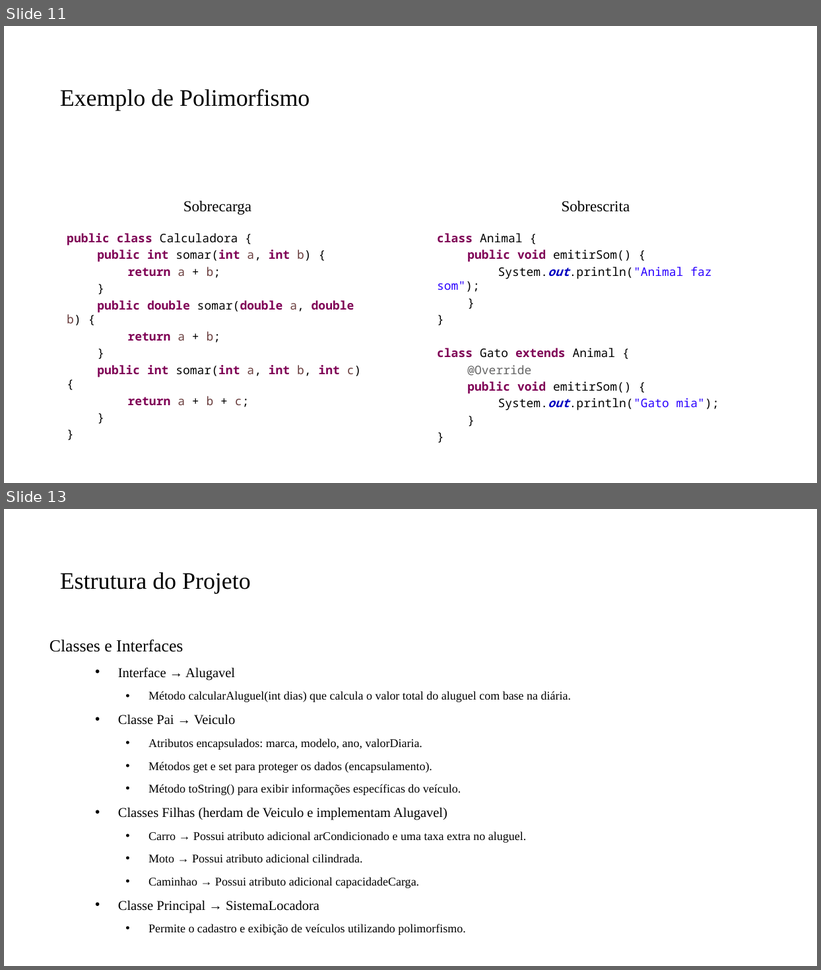
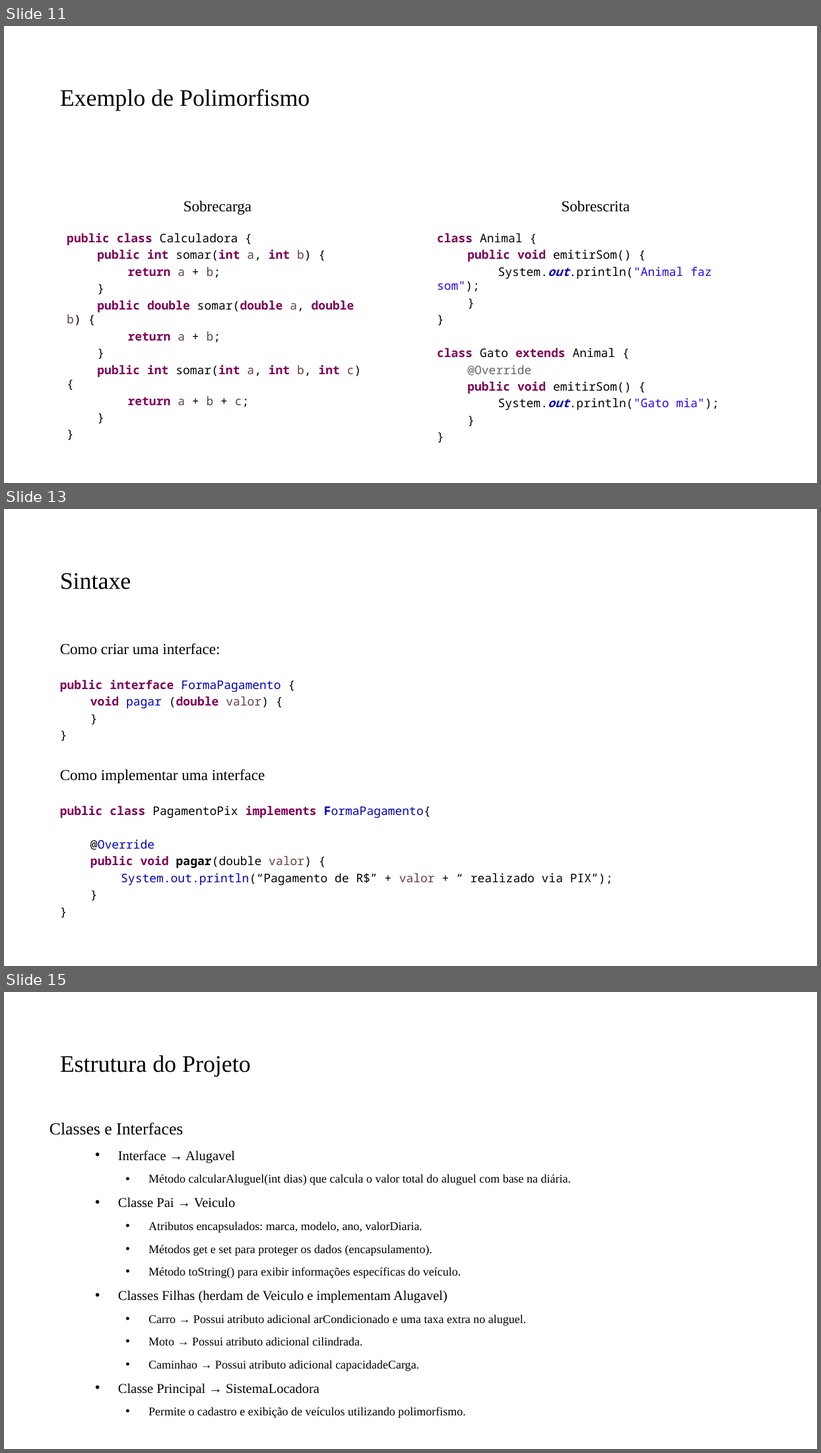
Before and after one commit to PedroMiho/UMC, a slide deck: ads/projeto-software-seguranca-informacao/2026/projeto-software/Aula07-HerançaPolimorfismo/Herança e Porlimosfismo.pptx. Shown one above the other, each under a label of ours: slides 11 and 13 before the commit, slides 11, 13 and 15 after it; the slides between them are not shown. The pictures are 821x970 and 821x1453 pixels, drawn with LibreOffice and Linux fonts; fonts in the diff are those of the drawing; background and template pictures are left out. Boxes give left, top, right and bottom in pixels: in the first picture for what was removed or moved away, otherwise in the second. Text is boxed around its words. In the diff, an @@ line names an element or a change of style, - is before the commit and + after.

```diff
--- a/ads/projeto-software-seguranca-informacao/2026/projeto-software/Aula07-HerançaPolimorfismo/Herança e Porlimosfismo.pptx
+++ b/ads/projeto-software-seguranca-informacao/2026/projeto-software/Aula07-HerançaPolimorfismo/Herança e Porlimosfismo.pptx
@@ slide 13 added at <box>4,509,817,966</box>, background #FFFFFF @@
@@ title added at <box>60,573,131,590</box>, 28 pt, text #000000 @@
+Sintaxe
@@ text added at <box>60,643,220,655</box>, 18 pt, text #000000 @@
+Como criar uma interface:
@@ text added at <box>60,680,281,709</box>, 14 pt, text #7F0055 @@
+public interface FormaPagamento {
+  void pagar (double valor) {
+  }
+}
@@ text added at <box>60,769,265,784</box>, 18 pt, text #000000 @@
+Como implementar uma interface
@@ text added at <box>60,806,613,886</box>, 14 pt, text #000000 @@
+public class PagamentoPix implements FormaPagamento{
+  @Override
+  public void pagar(double valor) {
+    System.out.println(“Pagamento de R$” + valor + “ realizado via PIX”);
+  }
+}
@@ what was slide 13 is now slide 15 @@
```
Also in this commit, not shown: 1 slide changed, 1 other slide added, 7 other files.
